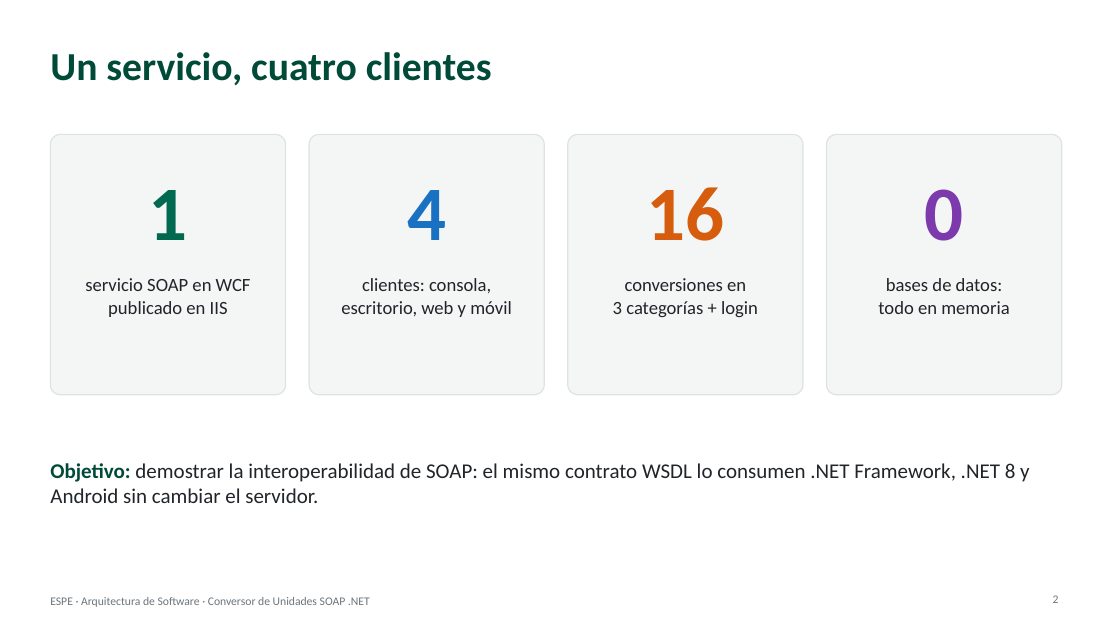
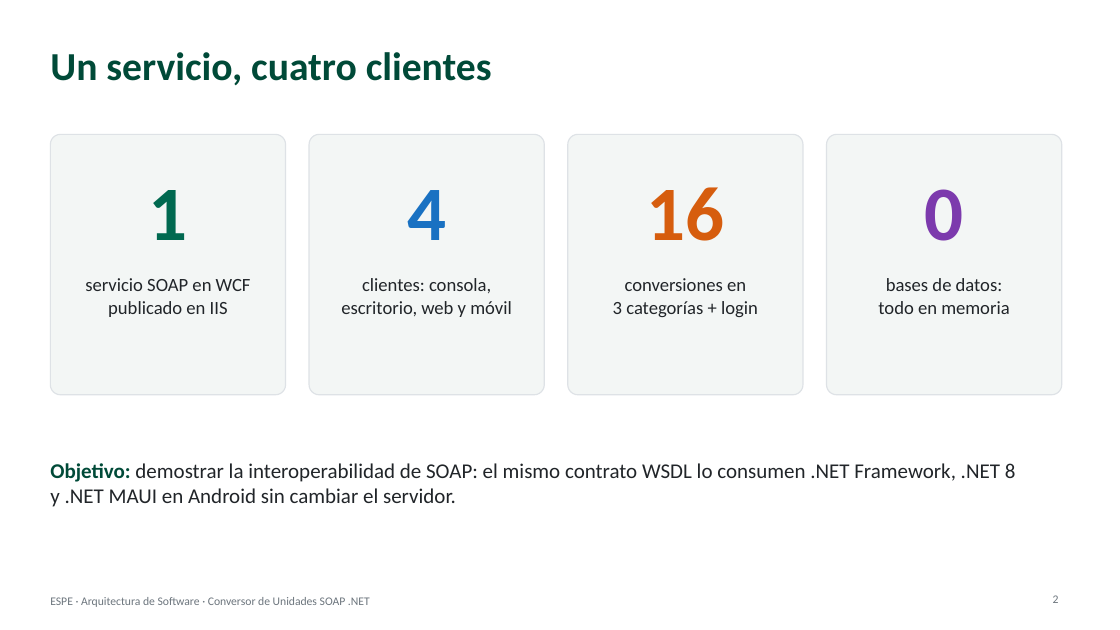
Before and after one commit to jsmasapanta/TI.1.2-PAO202651_SOAP_DOTNET_SINBDD_NRC36884_GR01, a slide deck: slide 2 of 05. DOCUMENTACIÓN/MANUAL_SOAP_DOTNET_GRXX.pptx. Drawn at 1120x630 pixels with LibreOffice and Linux fonts; fonts in the diff are those of the drawing. Boxes give left, top, right and bottom in pixels: in the first picture for what was removed or moved away, otherwise in the second. Text is boxed around its words. In the diff, an @@ line names an element or a change of style, - is before the commit and + after.

Commit message:
Presentacion regenerada (intentos en el servidor, monster69)

```diff
--- a/05. DOCUMENTACIÓN/MANUAL_SOAP_DOTNET_GRXX.pptx
+++ b/05. DOCUMENTACIÓN/MANUAL_SOAP_DOTNET_GRXX.pptx
@@ text at (50,463,1016,507): text changed @@
-Objetivo: demostrar la interoperabilidad de SOAP: el mismo contrato WSDL lo consumen .NET Framework, .NET 8 y Android sin cambiar el servidor.
+Objetivo: demostrar la interoperabilidad de SOAP: el mismo contrato WSDL lo consumen .NET Framework, .NET 8 y .NET MAUI en Android sin cambiar el servidor.
```
Also in this commit, not shown: 6 other slides changed, 2 slides added, 1 slide removed.
